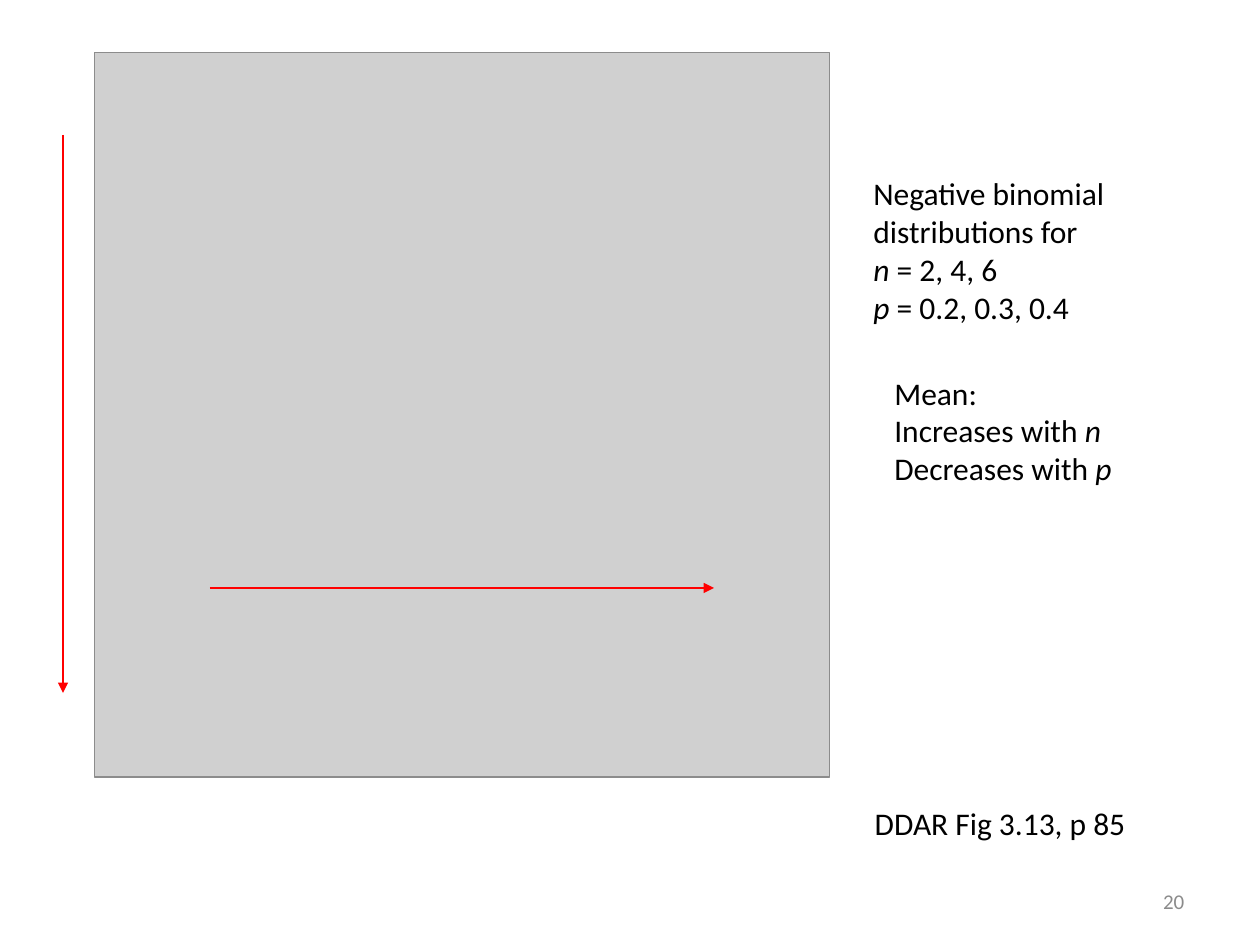
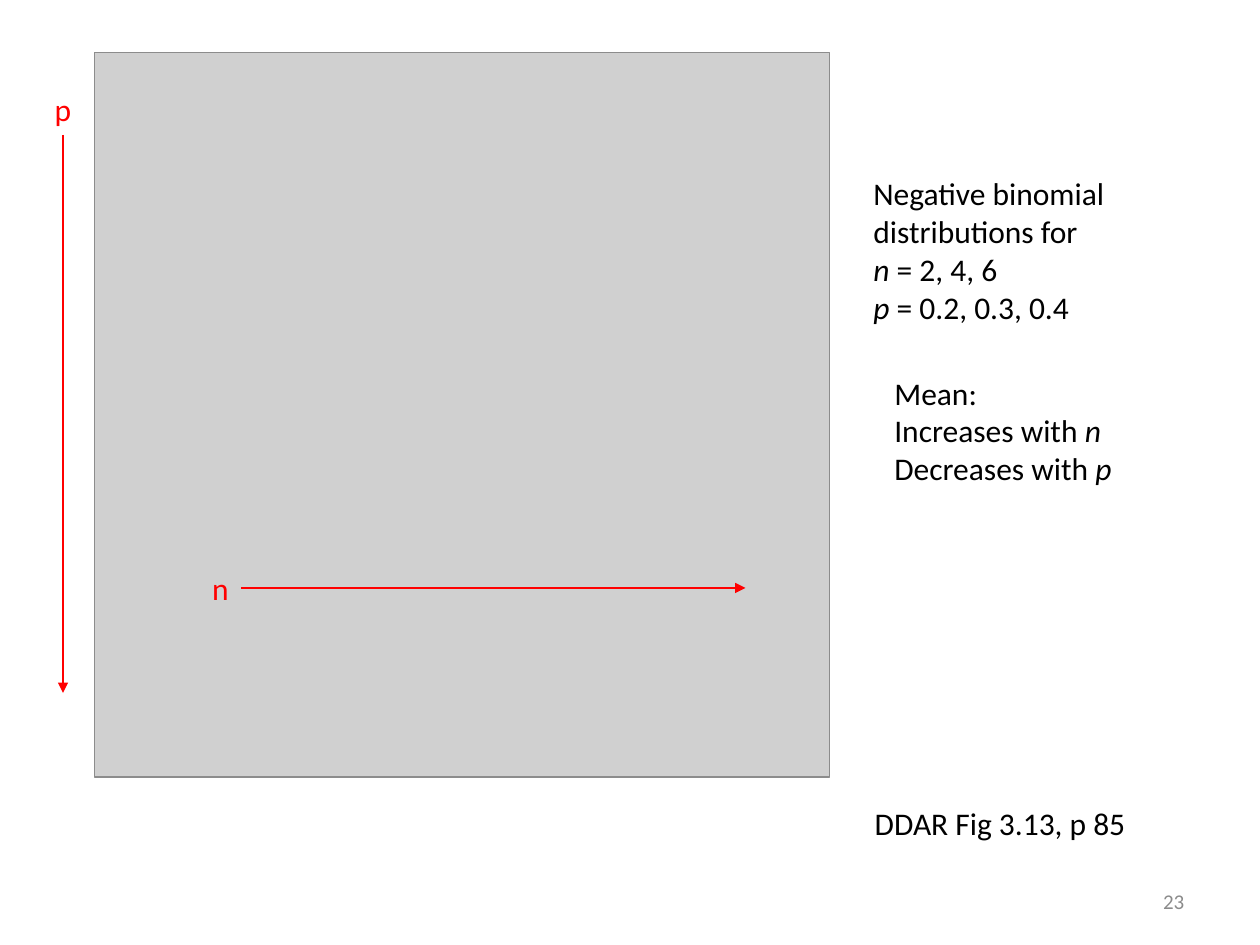
Before and after one commit to friendly/psy6136, a slide deck: slide 23 of docs/lectures/02-Discrete.pptx (slide 20 before the commit). Drawn at 1260x945 pixels with LibreOffice and Linux fonts; fonts in the diff are those of the drawing; grey boxes stand for pictures. Boxes give left, top, right and bottom in pixels: in the first picture for what was removed or moved away, otherwise in the second. Text is boxed around its words. In the diff, an @@ line names an element or a change of style, - is before the commit and + after.

```diff
--- a/docs/lectures/02-Discrete.pptx
+++ b/docs/lectures/02-Discrete.pptx
@@ text added at (55,105,72,126), 18 pt, text #FF0000 @@
+p
@@ text added at (212,584,229,600), 18 pt, text #FF0000 @@
+n
@@ arrow moved from (210, 588) - (714, 588) to (242, 588) - (746, 588) @@
@@ page number at (1163,895,1184,909): text changed @@
-20
+23
```
Also in this commit, not shown: 11 other slides changed, 5 slides added, 11 other files.
